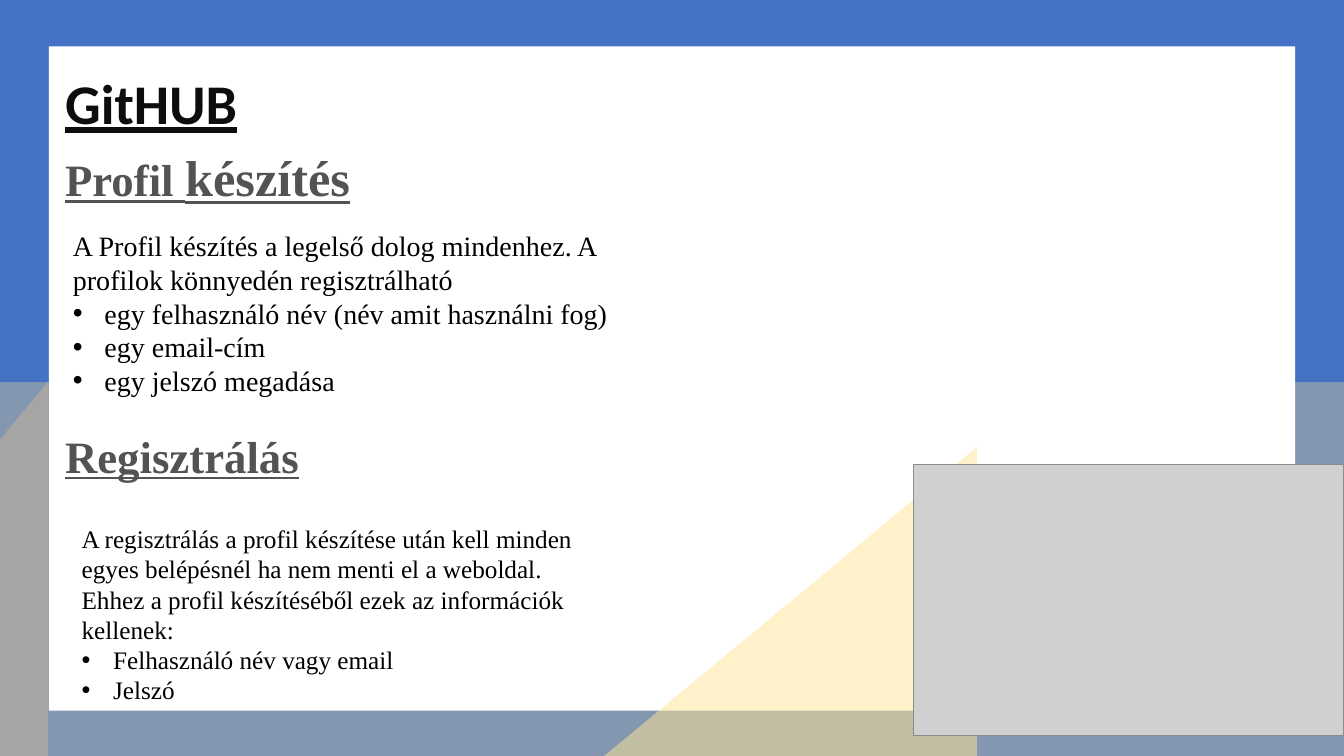
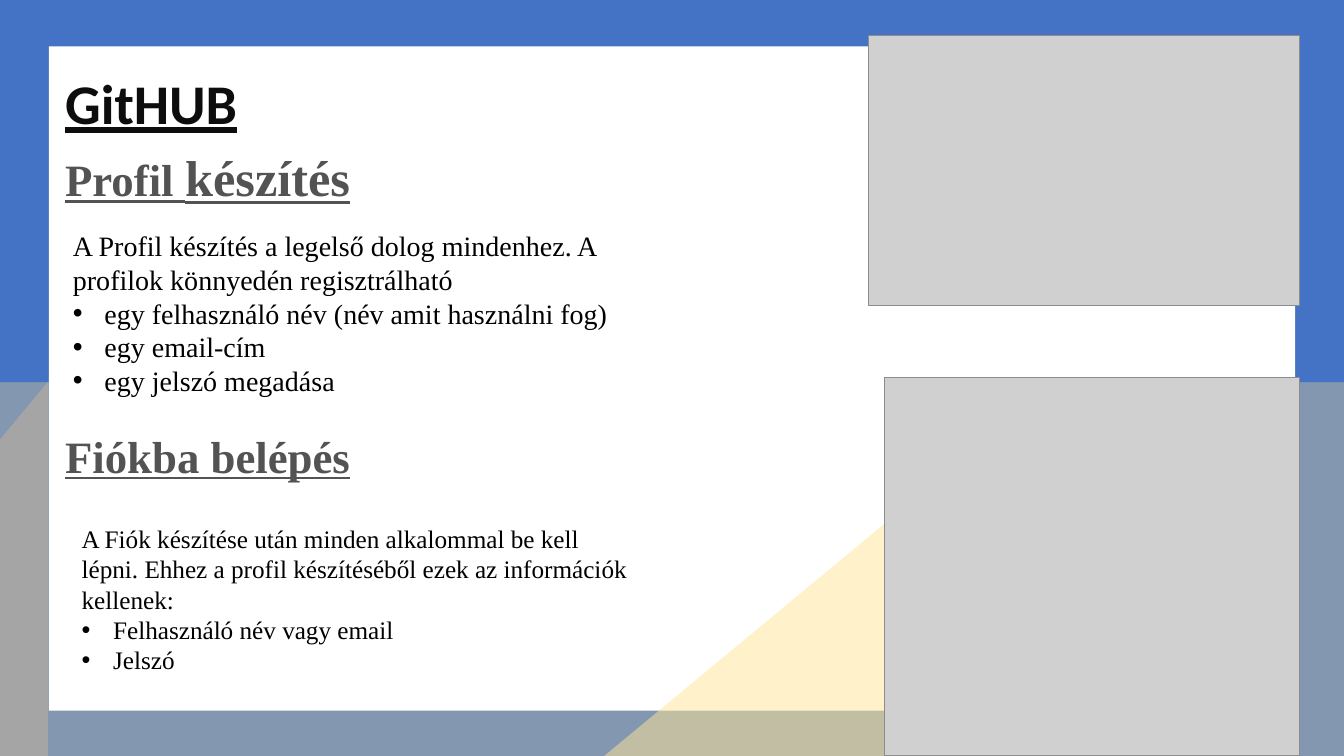
Before and after one commit to stoat315/ikt, a slide deck: slide 1 of GitHUBprezi.pptx. Drawn at 1344x756 pixels with LibreOffice and Linux fonts; fonts in the diff are those of the drawing; grey boxes stand for pictures; background and template pictures are left out. Boxes give left, top, right and bottom in pixels: in the first picture for what was removed or moved away, otherwise in the second. Text is boxed around its words. In the diff, an @@ line names an element or a change of style, - is before the commit and + after.

```diff
--- a/GitHUBprezi.pptx
+++ b/GitHUBprezi.pptx
@@ picture: place and size @@
-picture at box(913, 465, 1344, 736)
+picture at box(869, 35, 1300, 307)
@@ picture added at box(884, 378, 1300, 756) @@
@@ text at box(65, 442, 350, 482): text changed @@
-Regisztrálás
+Fiókba belépés
@@ text at box(82, 530, 627, 610): text changed @@
-A regisztrálás a profil készítése után kell minden egyes belépésnél ha nem menti el a weboldal.
-Ehhez a profil készítéséből ezek az információk kellenek:
+A Fiók készítése után minden alkalommal be kell lépni. Ehhez a profil készítéséből ezek az információk kellenek:
```
Also in this commit, not shown: 2 other slides changed.
